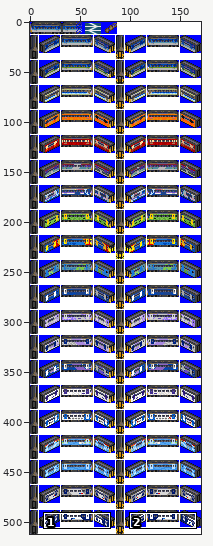
Edited in one commit: sprite sheet (gfx/BR156a.png). Above: a wide view before the commit, with the close-up outlined.
Close-up. Old version:
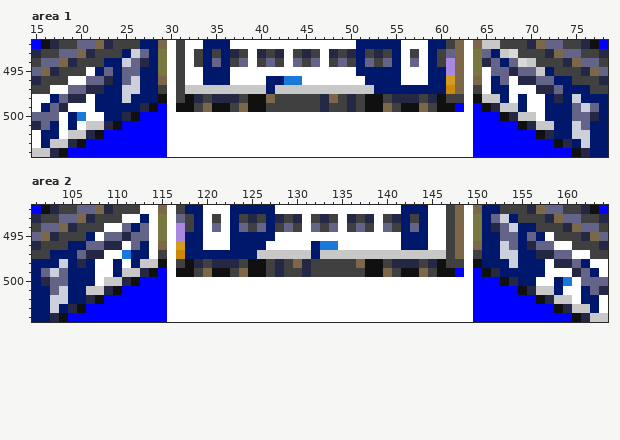
The file is 171x512 pixels. Colours within 5 levels of each other are drawn and written as one. Shown: area 1: x 15..78, y 492..504; area 2: x 101..164, y 492..504.
Once edited:
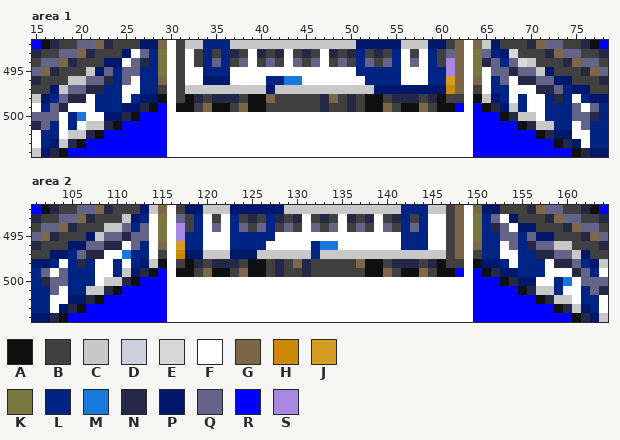
Palette (. is transparent): A #101010  B #404040  C #c8c8c8  D #ccd0dc  E #d8d8d8  F #ffffff  G #7c6848  H #cc8808  J #d49c20  K #787840  L #002484  M #1878dc  N #242844  P #00186c  Q #646488  R #0000ff  S #a888e0
Change:
--- area 1
@@ x 15..78 @@
-492 RANBBQQGNBBBPPGFBFFPPPFFFFFFFFFFFFFFPPPPPFFFPPBGFGCCBBBNGQQBBNAR
-493 NBBQQGNBBBPDQPKFBFBPBPNBFNBNFBNBFNBNPBNBPFBFPBQGFKQPCEBBBNGQQBBN
-494 BQQGNBBBPPDQNPKFBFBPQPBQFBQBFQBQFBQBPQBQPFQFPBSGFKNQPQECBBBNGQQB
-495 QGNBBBFPQPQQPPKFBFFPPPFFFFFFFFFFFFFFPPPPPFFFPPSGFKFQQNQQCPBBBNGQ
-496 NBBBFFQQNPQDPPGFBFFPPPFFFFPPMMFFFFFFFPPPPFFFPPJGFGFPQFNNQQPPBBBN
-497 BBFFQQNNPPDDPPBFBCCCCCCCCCPCCCCCCCCCCCPPPPPPPPHGFBFPPFFFNNQPPPBB
-498 FFPQNNFPPPDPPPAFBANBNNNBAAGBBBBBNGBNBAABNNNBNABBFACCPFPFFPNPDPPP
-499 FPQNFFFPPPPPNARFAABGAABGAABBBBBBNBBNBAAGBAAGBAARFRANCCPFFPPPQDQP
-500 QQQFPMFFPPNARRRFFFFFFFFFFFFFFFFFFFFFFFFFFFFFFFFFFRRRANCCFPPPQQNP
-501 NQPFPFCCNARRRRRFFFFFFFFFFFFFFFFFFFFFFFFFFFFFFFFFFRRRRRANCCPPDQPP
-502 FPPFCCNARRRRRRRFFFFFFFFFFFFFFFFFFFFFFFFFFFFFFFFFFRRRRRRRANPPDDPP
-503 FPCCNARRRRRRRRRFFFFFFFFFFFFFFFFFFFFFFFFFFFFFFFFFFRRRRRRRRRANPDPP
-504 CCNARRRRRRRRRRRFFFFFFFFFFFFFFFFFFFFFFFFFFFFFFFFFFRRRRRRRRRRRANPP
+492 RANBBQQGNBBBPPGFBCCLLLCCCCCCCCCCCCCCPPPPPCCCPPBGFGCPBBBNGQQBBNAR
+493 NBBQQGNBBBPFQLKFBFBLBLNBFNBNFBNBFNBNLBNBLFBFLBQGFKQLPEBBBNGQQBBN
+494 BQQGNBBBPPFQNLKFBFBLQLBQFBQBFQBQFBQBLQBQLFQFLBSGFKNQLQECBBBNGQQB
+495 QGNBBBCPQLQQLLKFBFFLLLFFFFFFFFFFFFFFLLLLLFFFLLSGFKFQQNQQCPBBBNGQ
+496 NBBBCCQQNLQFLLGFBFFPPPFFFFLLMMFFFFFFFLLLLFFFLLJGFGFLQFNNQQPPBBBN
+497 BBPCQQNNLLFFLLBFBCCCCCCCCCPCCCCCCCCCCCPPPPPPPPHGFBFLLFFFNNQLPPBB
+498 CPLQNNFLLLFLPPAFBANBNNNBAAGBBBBBNGBNBAABNNNBNABBFACPLFLFFLNLFLPP
+499 FLQNFFFLLLPPNARFAABGAABGAABBBBBBNBBNBAAGBAAGBAARFRANPCLFFLLLQFQL
+500 QQQFLMFFPPNARRRFFFFFFFFFFFFFFFFFFFFFFFFFFFFFFFFFFRRRANCCFLLLQQNL
+501 NQLFLFCCNARRRRRFFFFFFFFFFFFFFFFFFFFFFFFFFFFFFFFFFRRRRRANCCLLFQLL
+502 FLLFCCNARRRRRRRFFFFFFFFFFFFFFFFFFFFFFFFFFFFFFFFFFRRRRRRRANPPFFLL
+503 FLPCNARRRRRRRRRFFFFFFFFFFFFFFFFFFFFFFFFFFFFFFFFFFRRRRRRRRRANPFLL
+504 CPNARRRRRRRRRRRFFFFFFFFFFFFFFFFFFFFFFFFFFFFFFFFFFRRRRRRRRRRRANPP
--- area 2
@@ x 101..164 @@
-492 RANBBQQGNBBBFFGFBPPFFFPPPPPFFFFFFFFFFFFFFPPPFFBGFGPPBBBNGQQBBNAR
-493 NBBQQGNBBBFFPFKFQBPFBFPBNBPNBNFBNBFNBNFBNPBPFFBGFKPQDPBBBNGQQBBN
-494 BQQGNBBBFFQPQFKFSBPFQFPQBQPBQBFQBQFBQBFQBPQPFFBGFKPNQDPPBBBNGQQB
-495 QGNBBBPFQQNQQFKFSPPFFFPPPPPFFFFFFFFFFFFFFPPPFFBGFKPPQQPQPFBBBNGQ
-496 NBBBPPQQNNFQPFGFJPPFFFPPPPFFFFFPMMFFFFFFFPPPFFBGFGPPDQPNQQFFBBBN
-497 BBPPPQNNFFMPPFBFHPPPPPPPPCCCCCCPCCCCCCCCCCCCCCBGFBPPDDPPNNQQFFBB
-498 PPPDPNPFFPFPCCAFBANBNNNBAABNBGNBBBBBGAABNNNBNABBFAPPPDPPPFNNQPFF
-499 PQDQPPPFFPCCNARFAABGAABGAABNBBNBBBBBBAAGBAAGBAARFRANPPPPPFFFNQPF
-500 PNQQPPPFCCNARRRFFFFFFFFFFFFFFFFFFFFFFFFFFFFFFFFFFRRRANPPFFPMFQQQ
-501 PPQDPPCCNARRRRRFFFFFFFFFFFFFFFFFFFFFFFFFFFFFFFFFFRRRRRANCCPFFPQN
-502 PPDDPPNARRRRRRRFFFFFFFFFFFFFFFFFFFFFFFFFFFFFFFFFFRRRRRRRANCCFPPF
-503 PPDPNARRRRRRRRRFFFFFFFFFFFFFFFFFFFFFFFFFFFFFFFFFFRRRRRRRRRANCCPF
-504 PPNARRRRRRRRRRRFFFFFFFFFFFFFFFFFFFFFFFFFFFFFFFFFFRRRRRRRRRRRANCC
+492 RANBBQQGNBBBPCGFBPPCCCPPPPPPCCCCCCCCCCCCCLLLCCBGFGPPBBBNGQQBBNAR
+493 NBBQQGNBBBCPLFKFQBLFBFLBNBLNBNFBNBFNBNFBNLBLFFBGFKLQFPBBBNGQQBBN
+494 BQQGNBBBCCQLQFKFSBLFQFLQBQLBQBFQBQFBQBFQBLQLFFBGFKLNQFPPBBBNGQQB
+495 QGNBBBPCQQNQQFKFSLLFFFLLLLLFFFFFFFFFFFFFFLLLFFBGFKLLQQLQPPBBBNGQ
+496 NBBBPPQQNNFQLFGFJLLFFFLLLLFFFFFLMMFFFFFFFLLLFFBGFGLLFQLNQQCCBBBN
+497 BBPPLQNNFFMLLFBFHPPCCCPPPCCCCCCLCCCCCCCCCCCCCCBGFBLLFFLLNNQQCPBB
+498 PPLFLNLFFLFLPCAFBANBNNNBAABNBGNBBBBBGAABNNNBNABBFAPPLFLLLFNNQLPC
+499 LQFQLLLFFLCPNARFAABGAABGAABNBBNBBBBBBAAGBAAGBAARFRANPPLLLFFFNQLF
+500 LNQQLLLFCCNARRRFFFFFFFFFFFFFFFFFFFFFFFFFFFFFFFFFFRRRANPPFFLMFQQQ
+501 LLQFLLCCNARRRRRFFFFFFFFFFFFFFFFFFFFFFFFFFFFFFFFFFRRRRRANCCLFFLQN
+502 LLFFPPNARRRRRRRFFFFFFFFFFFFFFFFFFFFFFFFFFFFFFFFFFRRRRRRRANCCFLLF
+503 LLFPNARRRRRRRRRFFFFFFFFFFFFFFFFFFFFFFFFFFFFFFFFFFRRRRRRRRRANCPLF
+504 PPNARRRRRRRRRRRFFFFFFFFFFFFFFFFFFFFFFFFFFFFFFFFFFRRRRRRRRRRRANPC
Where, in picture pixels (left, top, right, bottom), the same in both close-ups:
changed: (32, 40, 446, 157)
changed: (491, 40, 608, 148)
changed: (32, 205, 608, 322)
